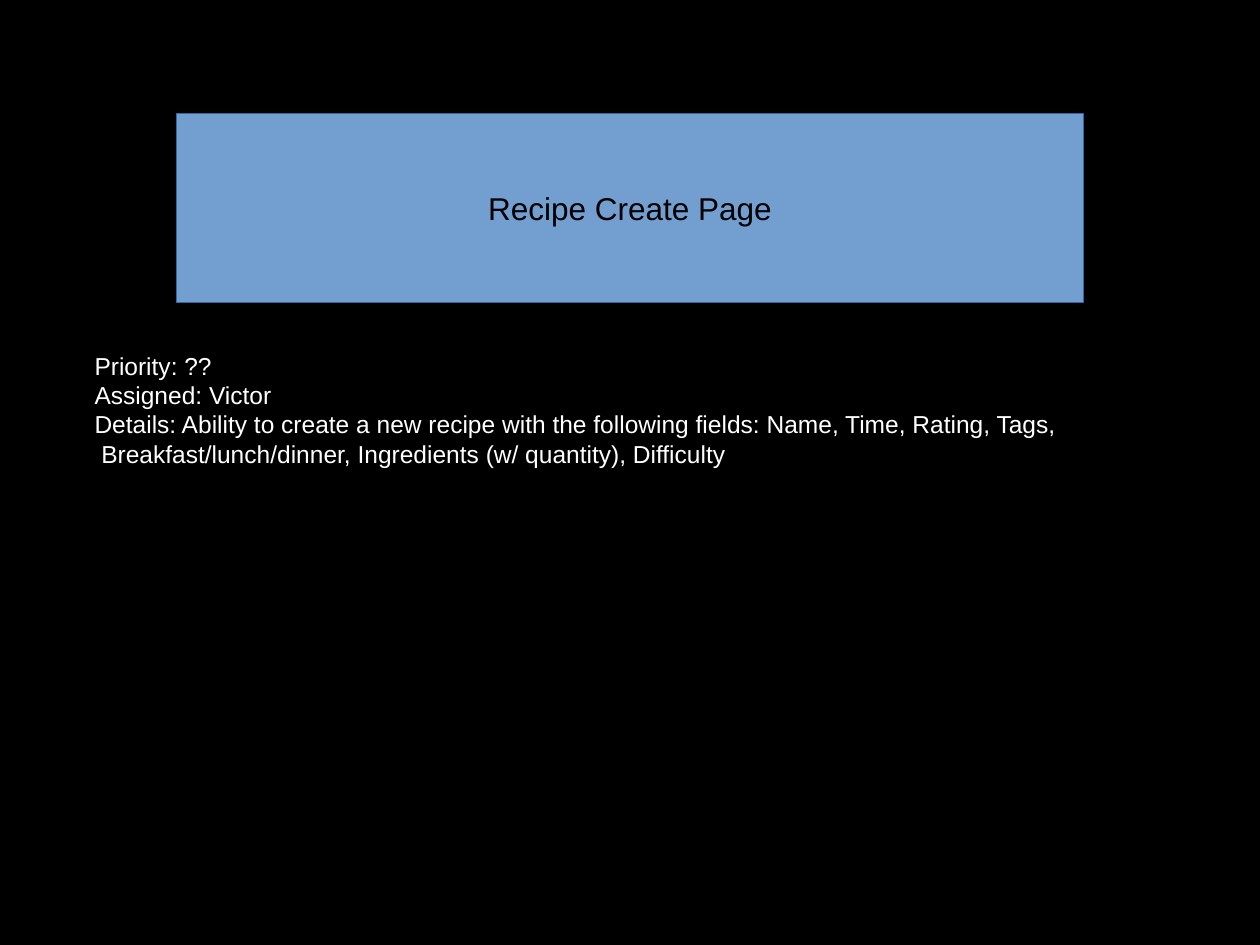
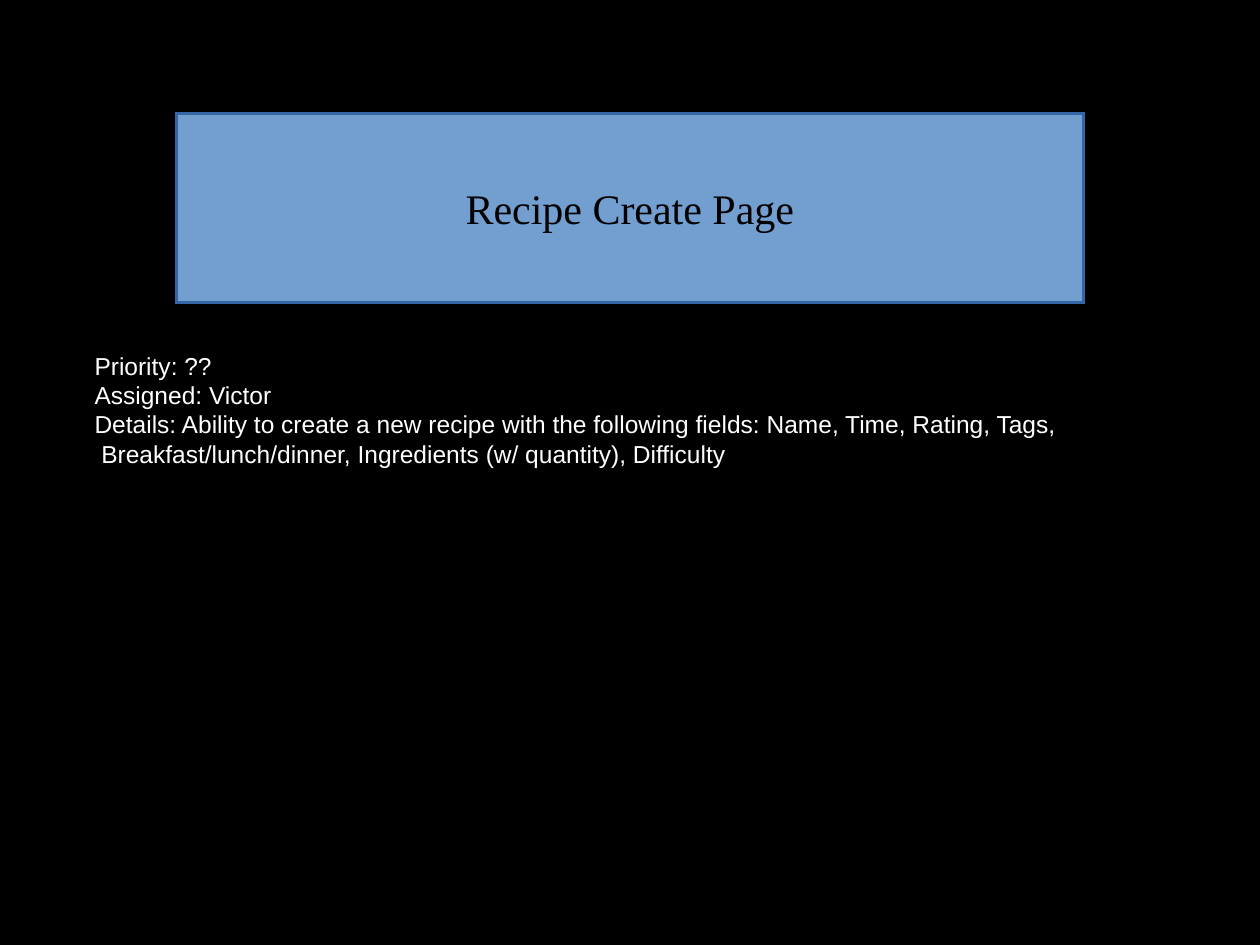
Before and after one commit to ucsdCSE110wi16/CSE110M240T7, a slide deck: slide 12 of CSE-110-Project-Cookbook.odp. Drawn at 1260x945 pixels with LibreOffice and Linux fonts; fonts in the diff are those of the drawing. Boxes give left, top, right and bottom in pixels: in the first picture for what was removed or moved away, otherwise in the second. Text is boxed around its words. In the diff, an @@ line names an element or a change of style, - is before the commit and + after.

```diff
--- a/CSE-110-Project-Cookbook.odp
+++ b/CSE-110-Project-Cookbook.odp
@@ rectangle removed at bbox=[176, 113, 1084, 302] @@
-Recipe Create Page
@@ freeform shape added at bbox=[176, 113, 1084, 302], fill #729FCF, outline #3465A4 2.01 pt, 24 pt, text #000000 @@
+Recipe Create Page
```
Also in this commit, not shown: 6 other slides changed.
